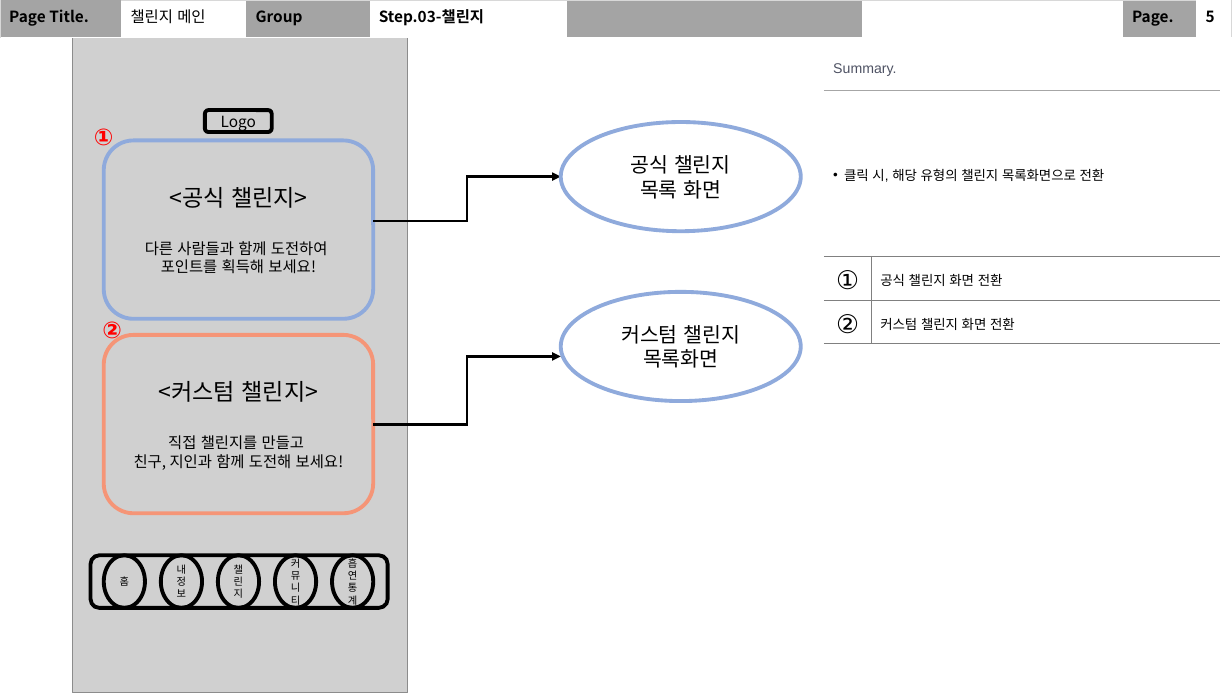
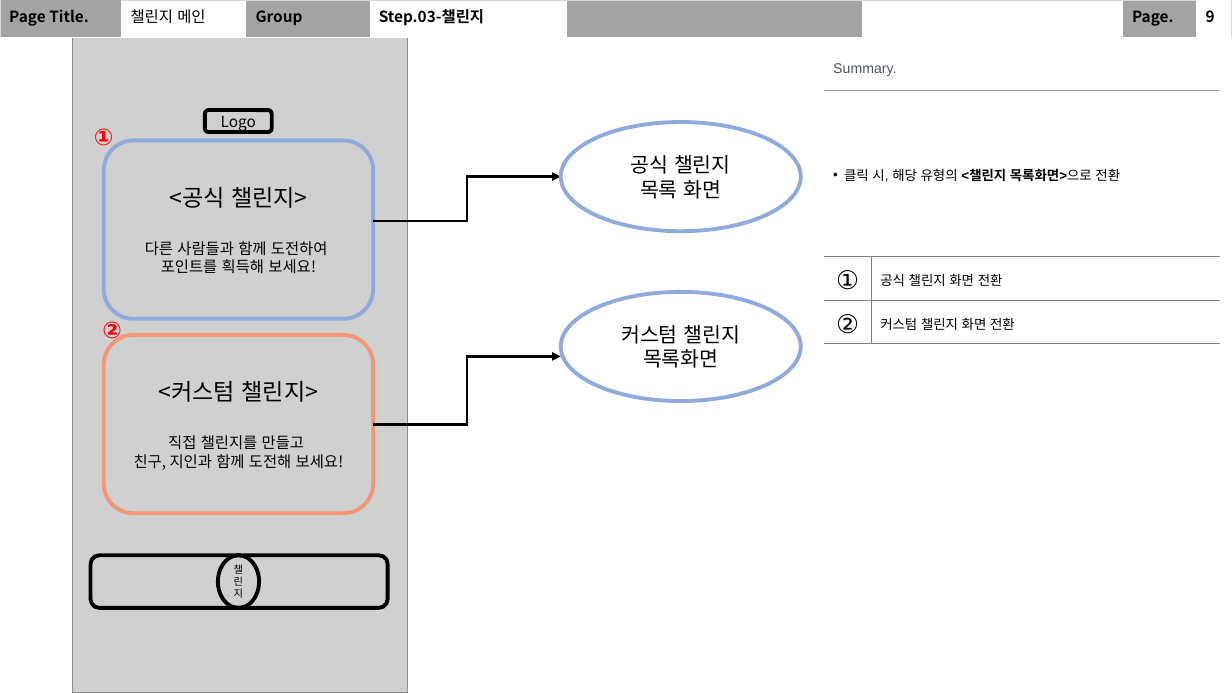
Before and after one commit to SeolMyeongJae/KSA-final-project, a slide deck: slide 11 of 06-최종산출물/UI 및 화면 설계.pptx (slide 8 before the commit). Drawn at 1232x693 pixels with LibreOffice and Linux fonts; fonts in the diff are those of the drawing; grey boxes stand for pictures. Boxes give left, top, right and bottom in pixels: in the first picture for what was removed or moved away, otherwise in the second. Text is boxed around its words. In the diff, an @@ line names an element or a change of style, - is before the commit and + after.

Commit message:
스토리보드 및 화면설계(1차 완성) Ver 0.1

```diff
--- a/06-최종산출물/UI 및 화면 설계.pptx
+++ b/06-최종산출물/UI 및 화면 설계.pptx
@@ table at (0, 0, 1230, 38) @@
-row 1, column 10: 5
+row 1, column 10: 9
@@ table at (824, 48, 1220, 341) @@
-row 2, column 1: 클릭 시, 해당 유형의 챌린지 목록화면으로 전환
+row 2, column 1: 클릭 시, 해당 유형의 <챌린지 목록화면>으로 전환
@@ ellipse removed at (104, 555, 145, 608) @@
-홈
@@ ellipse removed at (161, 555, 202, 608) @@
-내 정보
@@ ellipse removed at (275, 555, 317, 608) @@
-커뮤니티
@@ ellipse removed at (332, 555, 373, 608) @@
-흡연통계
```
Also in this commit, not shown: 15 other slides changed, 15 slides added.
